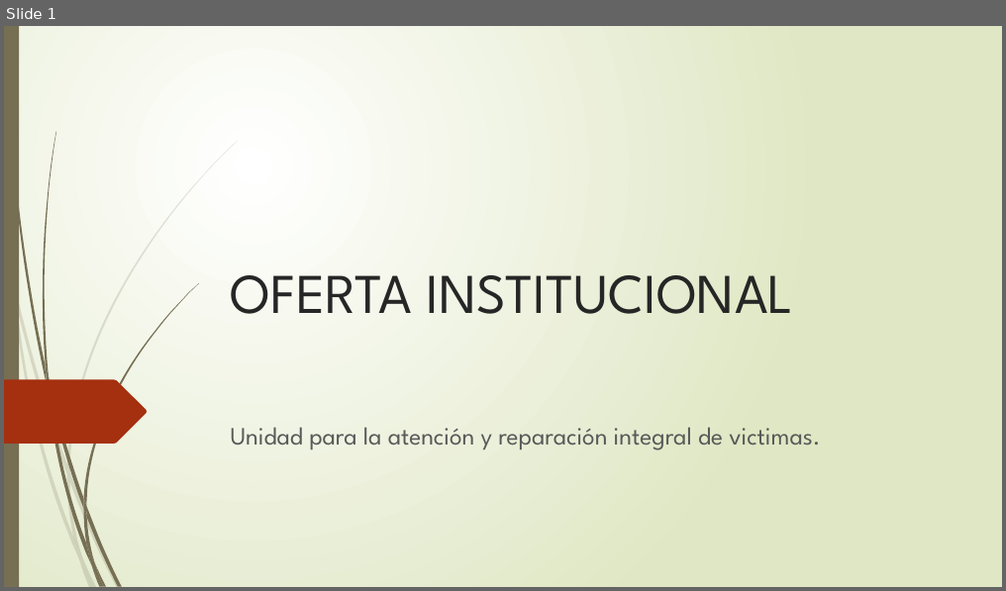
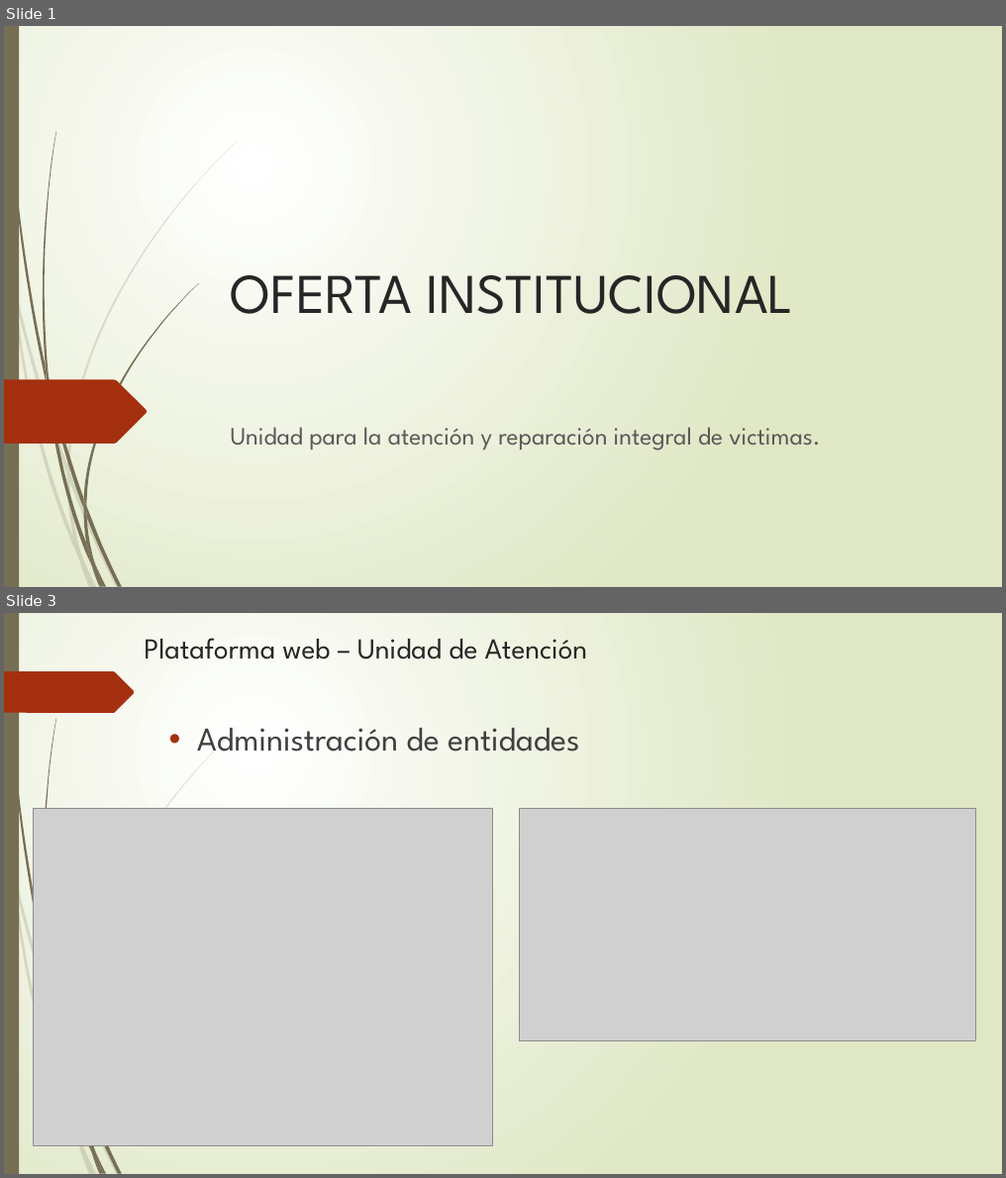
Before and after one commit to anfesmo/Oferta_Institucional, a slide deck: Presentación1.pptx. Shown one above the other, each under a label of ours: slide 1 before the commit, slides 1 and 3 after it; the slides between them are not shown. The pictures are 1006x591 and 1006x1178 pixels, drawn with LibreOffice and Linux fonts; fonts in the diff are those of the drawing; grey boxes stand for pictures. Boxes give left, top, right and bottom in pixels: in the first picture for what was removed or moved away, otherwise in the second. Text is boxed around its words. In the diff, an @@ line names an element or a change of style, - is before the commit and + after.

```diff
--- a/Presentación1.pptx
+++ b/Presentación1.pptx
@@ slide 3 added at (x1=4, y1=613, x2=1002, y2=1174), background gradient #FFFFFF to #DFE8C4; not listed: 18 template elements that a slide beside it also shows @@
@@ text added at (x1=144, y1=638, x2=588, y2=660), 27.9 pt, text #262626 @@
+Plataforma web – Unidad de Atención
@@ freeform shape added at (x1=4, y1=671, x2=135, y2=713), fill #A53010 @@
@@ text added at (x1=197, y1=728, x2=579, y2=752), 32 pt, text #404040 @@
+• Administración de entidades
@@ picture added at (x1=33, y1=808, x2=493, y2=1147) @@
@@ picture added at (x1=520, y1=808, x2=976, y2=1042) @@
```
Also in this commit, not shown: 6 slides changed, 5 other slides added, 3 slides removed, 1 other file.
